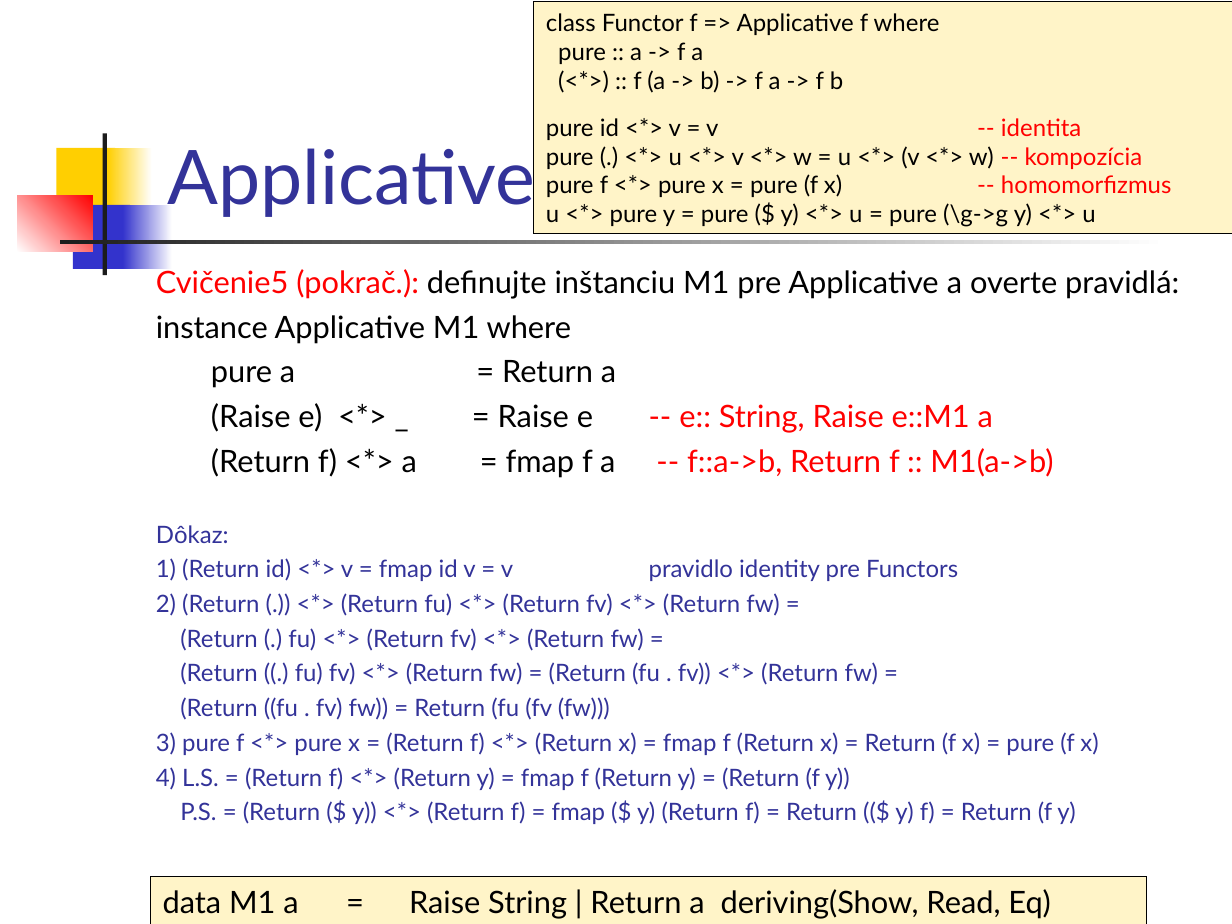
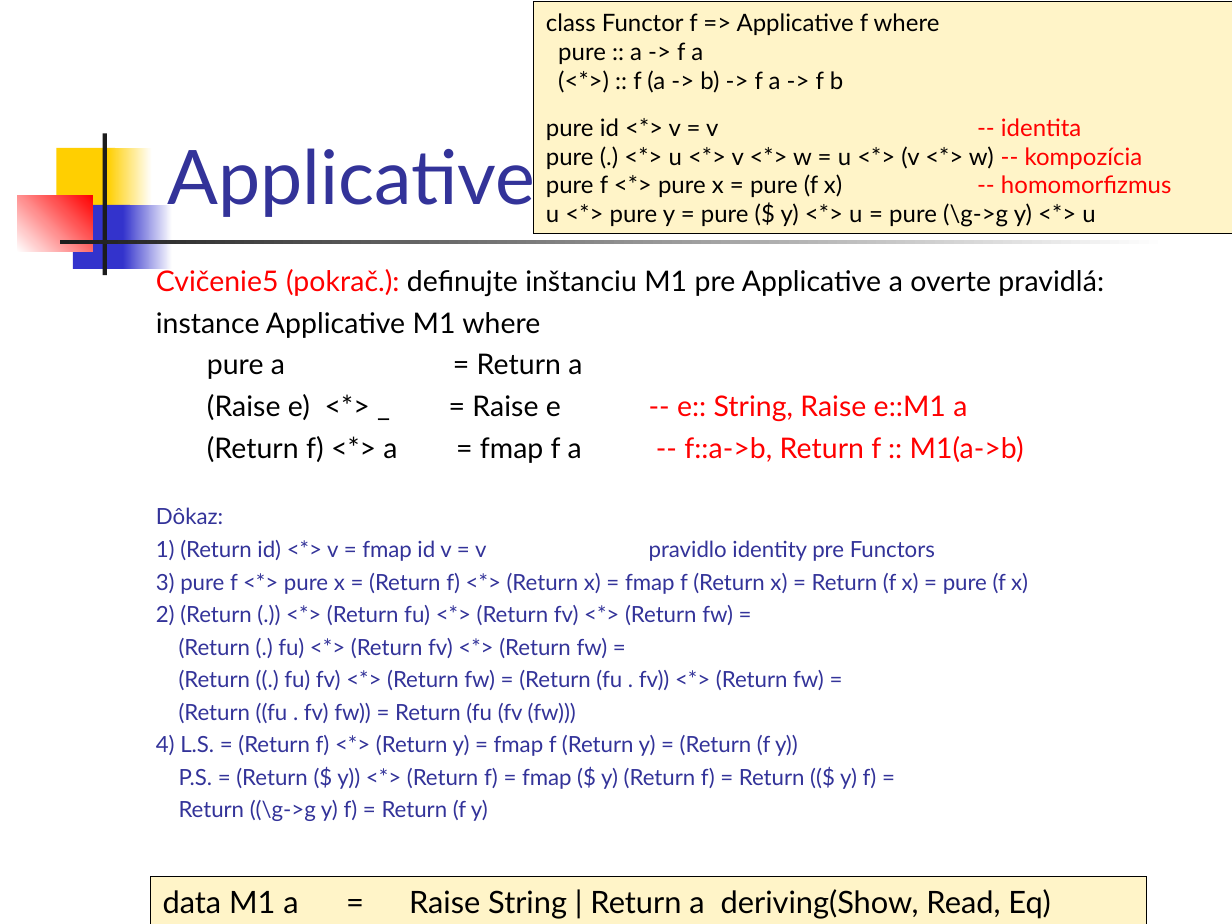
Before and after one commit to Funkcionalne/Prednasky, a slide deck: slide 17 of 11/11_fpro.ppt. Drawn at 1232x924 pixels with LibreOffice and Linux fonts; fonts in the diff are those of the drawing. Boxes give left, top, right and bottom in pixels: in the first picture for what was removed or moved away, otherwise in the second. Text is boxed around its words. In the diff, an @@ line names an element or a change of style, - is before the commit and + after.

```diff
--- a/11/11_fpro.ppt
+++ b/11/11_fpro.ppt
@@ text at bbox=[156, 266, 1104, 756]: size 18 to 16.6 pt in "Cvičenie5 (pokrač.): definujte inštanciu M1 pre Applicative ...", "instance Applicative M1 where", "pure a = Return a", "(Raise e) <*> _ = Raise e ..." and 1 more places; size 14 to 12.9 pt in "Dôkaz:", "1) (Return id) <*> v = fmap ...", "2) (Return (.)) <*> (Return fu) <*> ...", "(Return (.) fu) <*> (Return fv) <*> ..." and 3 more places @@
@@ text at bbox=[156, 573, 1028, 594]: paragraph added @@
+3) pure f <*> pure x = (Return f) <*> (Return x) = fmap f (Return x) = Return (f x) = pure (f x)
@@ text at bbox=[156, 732, 1098, 755]: paragraph removed @@
-3) pure f <*> pure x = (Return f) <*> (Return x) = fmap f (Return x) = Return (f x) = pure (f x)
@@ text at bbox=[179, 768, 877, 821]: text changed; size 14 to 12.9 pt @@
-P.S. = (Return ($ y)) <*> (Return f) = fmap ($ y) (Return f) = Return (($ y) f) = Return (f y)
+P.S. = (Return ($ y)) <*> (Return f) = fmap ($ y) (Return f) = Return (($ y) f) =
+Return ((\g->g y) f) = Return (f y)
```
Also in this commit, not shown: 33 other slides changed, 1 slide added, 6 other files.
